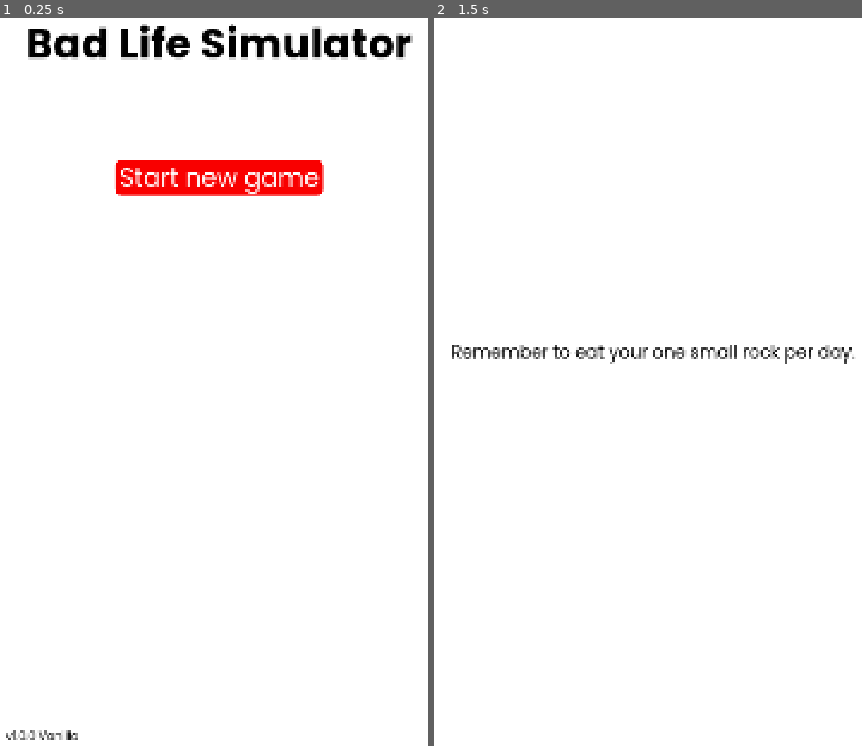
Above: before the commit, frames 1-2 (left to right).
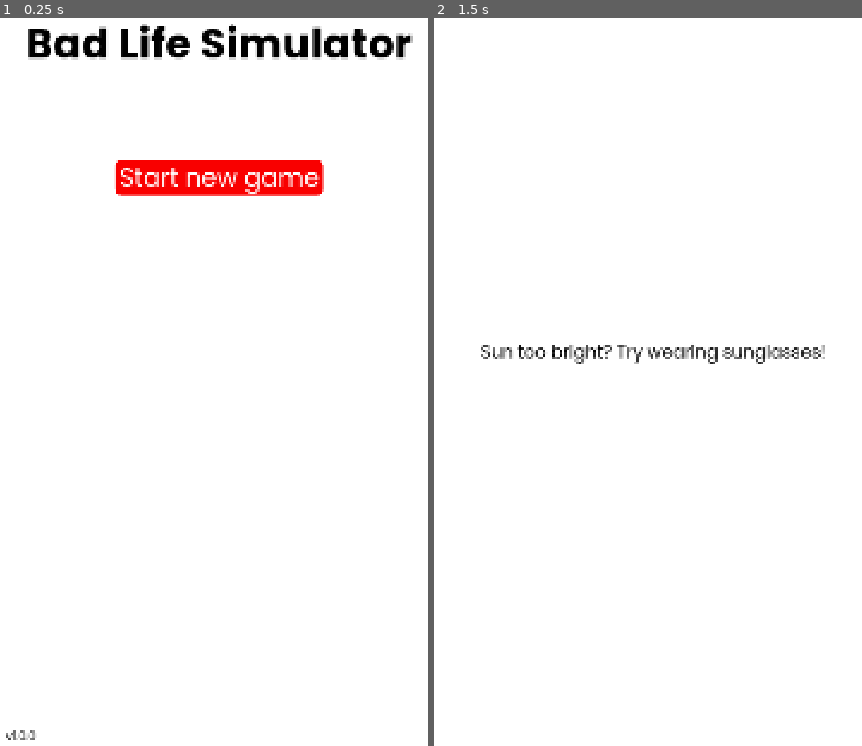
Above: after the commit, the same moments.

Repository: gaulsoodmanbls/badlifesimulator
Game: Godot game, scene res://pages/index.tscn
Same seed, same stepped clock (60 frames per second), same inputs: the game is played once before the commit and once after it.
Inputs:
- Up to frame 1 (0.25 s): no input
- Up to frame 2 (1.5 s): click "Start new game" at 0.5 s; tap Enter at 1.25 s

The runs differ from the first frame. In frame 1, less than 0.1% of the frame differs, in the area x 9-19%, y 97-100%; in frame 2, 1.2%, in the area x 4-99%, y 44-48%.

Commit message:
family type and sex generation

Diff:
--- a/pages/index.tscn
+++ b/pages/index.tscn
@@ -12,12 +12,12 @@
 font_size = 28
 font_color = Color(0, 0, 0, 1)
 
-[node name="index" type="Node2D"]
+[node name="index" type="Node2D" unique_id=791832117]
 script = ExtResource("1_uqewy")
 
-[node name="background" parent="." instance=ExtResource("2_itaww")]
+[node name="background" parent="." unique_id=1747168065 instance=ExtResource("2_itaww")]
 
-[node name="title" type="Label" parent="."]
+[node name="title" type="Label" parent="." unique_id=1828840752]
 offset_top = 150.0
 offset_right = 1080.0
 offset_bottom = 173.0
@@ -26,24 +26,24 @@
 horizontal_alignment = 1
 autowrap_mode = 2
 
-[node name="versionNumber" type="Label" parent="."]
+[node name="versionNumber" type="Label" parent="." unique_id=671678497]
 offset_left = 28.0
 offset_top = 1850.0
 offset_right = 1108.0
 offset_bottom = 1901.0
-text = "v1.0.0 Vanilla"
+text = "vX.y.z"
 label_settings = SubResource("LabelSettings_itaww")
 vertical_alignment = 2
 autowrap_mode = 2
 
-[node name="newGame" parent="." instance=ExtResource("5_itaww")]
+[node name="newGame" parent="." unique_id=1258056692 instance=ExtResource("5_itaww")]
 offset_left = 301.0
 offset_top = 500.0
 offset_right = 780.0
 offset_bottom = 584.0
 text = "Start new game"
 
-[node name="global" type="Node" parent="."]
+[node name="global" type="Node" parent="." unique_id=833973900]
 script = ExtResource("6_ijqpa")
 
 [connection signal="pressed" from="newGame" to="." method="_on_new_game_pressed"]
--- a/pages/new_random_game.tscn
+++ b/pages/new_random_game.tscn
@@ -1,15 +1,15 @@
-[gd_scene load_steps=4 format=3 uid="uid://in1wagwxv3xt"]
+[gd_scene format=3 uid="uid://in1wagwxv3xt"]
 
 [ext_resource type="Script" uid="uid://bf7atd8xim872" path="res://pages/scripts/newRandomGame.gd" id="1_igi2f"]
 [ext_resource type="PackedScene" uid="uid://pmo8e2dmbkfm" path="res://objects/background.tscn" id="1_tjtcs"]
 [ext_resource type="LabelSettings" uid="uid://dl6sog5hfkb6u" path="res://styles/text/body.tres" id="2_yja6u"]
 
-[node name="new_random_game" type="Node2D"]
+[node name="new_random_game" type="Node2D" unique_id=1975791565]
 script = ExtResource("1_igi2f")
 
-[node name="background" parent="." instance=ExtResource("1_tjtcs")]
+[node name="background" parent="." unique_id=582606507 instance=ExtResource("1_tjtcs")]
 
-[node name="loadingText" type="Label" parent="."]
+[node name="loadingText" type="Label" parent="." unique_id=1041378799]
 offset_left = 40.0
 offset_right = 1040.0
 offset_bottom = 1920.0
--- a/pages/scripts/global.gd
+++ b/pages/scripts/global.gd
@@ -1,6 +1,10 @@
 extends Node #author(s): Ethan Scott
 
 #this is this game's global script. It is accessibile from any script at any point. If you need to access or change a variable from here, for instance, firstName, in a different scene, type "global." before the variable name: "global.firstName".
+
+
+#engine
+var versionNumber = ProjectSettings.get_setting("application/config/version") #change this in settings when working on an update to the next version number :) go to project -> project settings -> application -> config
 
 
 #personal
@@ -8,3 +12,16 @@
 var lastName = ""
 var age = 0 #in years
 var sex = "" #will become either M for Male or F for Female during new life generation. For simplicity's sake I am not yet adding intersexuality, but I may later.
+var joy = 0
+var health = 0
+var intellect = 0
+var looks = 0
+
+
+#family
+var familyFirstNames = []
+var familyLastNames = []
+var familyTypes = []
+var familyAges = []
+var familySexes = []
+var familyRelationships = []
--- a/pages/scripts/index.gd
+++ b/pages/scripts/index.gd
@@ -3,13 +3,14 @@
 
 # Called when the node enters the scene tree for the first time. (in this case, since this is the index, on startup)
 func _ready() -> void:
-	match OS.get_name(): #checks which OS you're running
-		"Windows": #if you're on windows
-			print("you're running windows")
-			var screenResolution: Vector2i = DisplayServer.screen_get_size(DisplayServer.window_get_current_screen()) #gets resolution of screen and saves it as a vector to a variable.
-			DisplayServer.window_set_size(Vector2i(360, 640)) #sets window resolution to 640 x 360, or 1/3 of the original size. This makes the window managable on lower-resolution screens.
-			DisplayServer.window_set_position(Vector2i(screenResolution/4)) #sets window position to the centre (basically the centre) of the screen. I could do /2 or /3 but then the window clips off the bottom of the screen on 1080p displays.
-			print("window size adjusted")
+	if OS.get_name() == "Windows" || OS.get_name() == "Linux": #checks if you're running windows or linux
+		print("you're running windows or linux")
+		var screenResolution: Vector2i = DisplayServer.screen_get_size(DisplayServer.window_get_current_screen()) #gets resolution of screen and saves it as a vector to a variable.
+		DisplayServer.window_set_size(Vector2i(360, 640)) #sets window resolution to 640 x 360, or 1/3 of the original size. This makes the window managable on lower-resolution screens.
+		DisplayServer.window_set_position(Vector2i(100, 100)) #sets window position to the top-left of the screen. Without any repositioning, the window is by default clipping off the screen on PC displays with a resolution of 1080p or lower.
+		print("window size adjusted")
+	$versionNumber.text = "v" + global.versionNumber
+	print("running version " + global.versionNumber)
 
 
 func _on_new_game_pressed() -> void: #on new game button pressed
--- a/pages/scripts/newRandomGame.gd
+++ b/pages/scripts/newRandomGame.gd
@@ -2,19 +2,19 @@
 #generates a random life for the player
 
 
-var tips = ["Stuck? Try not being stuck.", "Working minimum  …(869 unchanged characters)… mely slow if you are able to read this.", "Make adjustments. Go get it energised."] #tips to be displayed on the screen during loading :)
+var tips = ["Stuck? Try not being stuck.", "Working minimum  …(869 unchanged characters)… mely slow if you are able to read this."] #tips to be displayed on the screen during loading :)
 
 
 #name variables
-const mFirstNames = ["Large", "John", "Jack", "Jason", "Smit …(1309 unchanged characters)… ce", "Brunch", "Lionel", "Chris", "Aden"] #masculine first names
+const mFirstNames = ["Large", "John", "Jack", "Jason", "Smit …(1309 unchanged characters)… ce", "Brunch", "Lionel", "Chris", "Aden", "Dean"] #masculine first names
 
 const fFirstNames = ["Minh", "Arwyn", "Lily", "Violet", "Fresh", "Plunk", "Hannah", "Elena", "Sienna", "Alice", "Jaquel …(1033 unchanged characters)…
 
 const uFirstNames = ["Robyn", "Jesse", "Quinn", "Riley", "Charly", "Sam", "McKenzie", "Quiche", "Dijon", "Fat", "Beanus", "Monty", "House", "Jaundice", "Gamboge", "Darcy", "Gen", "Bowel", "Luca", "Tomato", "Noel", "Disco", "Steel", "Lightning", "Weezer", "Detlef"] #unisex first names
 
-const lastNames = ["Fries", "Smith", "Daniels", "Derulo", "B …(2215 unchanged characters)… "Richie", "Hansen", "Walker", "Schrempf"] #dude just look at the variable name
+const lastNames = ["Fries", "Smith", "Daniels", "Derulo", "B …(2215 unchanged characters)… "Richie", "Hansen", "Walker", "Schrempf", "Withers"] #dude just look at the variable name
 
-const rareFirstNames = ["Marl", "Rob", "Tinky", "Guy", "Paul", "Mildly", "™", "Eggs Bennedict", "Doordash", "Lettuce", "Snoopy", "Marty", "Lump"] #only generated in pairs of f …(438 unchanged characters)…
+const rareFirstNames = ["Marl", "Rob", "Tinky", "Guy", "Paul", "Mildly", "™", "Eggs Bennedict", "Doordash", "Lettuce", "Snoopy", "Martin", "Lump"] #only generated in pairs of f …(438 unchanged characters)…
 
 const rareLastNames = ["", "Ery", "Tonk Shank", "Man", "Salad", "Concerning", "", "Recipe", "Guy", "Lol", "DaDuck", "Mc …(196 unchanged characters)…
 
@@ -45,6 +45,95 @@
 	print("your name is " + global.firstName + " " + global.lastName)
 
 
+func epicStatChanges(): #changes your stats, epicly, based on factors outside of your control
+	if global.lastName == "Smart" || global.firstName == "Nerd": #epic stat changes
+		global.intellect = 3
+	elif global.lastName == "Joy":
+		global.joy = 3
+
+
+func familyGenerator(): #HELP I DON'T WANT TO MAKE THIS SCRIPT FOR A THIRD TIME WHY WHY WHYYYY
+	#types (happens first)
+	var howManyGrandparents = 0 #how many gransparents do you have, if any? number is generated later. max is 2x number of parents
+	if randi_range(1, 12) == 1: #if you have a single parent
+		if randi_range(1, 2) == 1: #if you have a single mother
+			global.familyTypes.append("Mother") #appends mother
+		else: #if you have a single father
+			global.familyTypes.append("Father") #appends father
+		howManyGrandparents = randi_range(0,2) #how many grandparents do you have
+	else: #if you have TWO parents
+		if randi_range(1, 18) == 1: #if you have two parents of the same sex
+			if randi_range(1, 2) == 1: #if two mothers
+				global.familyTypes.append("Mother") #appends mother
+				global.familyTypes.append("Mother") #appends mother
+			else: #if two fathers
+				global.familyTypes.append("Father") #appends father
+				global.familyTypes.append("Father") #appends father
+		else: #if you have two parents of DIFFERENT sex
+			global.familyTypes.append("Mother") #appends mother
+			global.familyTypes.append("Father") #appends father
+		howManyGrandparents = randi_range(0,4) #how many grandparents do you have
+	if randi_range(1, 2) == 1: #if you're getting siblings
+		var howManySiblings = randi_range(1, 4) #how many siblings will be generated
+		while howManySiblings > 0: #while there are still siblings left to be generated
+			if randi_range(1, 2) == 1: #if sibling is a female
+				global.familyTypes.append("Sister") #appends sister
+			else: #if sibling is a male
+				global.familyTypes.append("Brother") #appends brother
+			howManySiblings -= 1 #we just generated a sibling, remember? god
+	while howManyGrandparents > 0: #while there are still grandparents left to generate
+		if howManyGrandparents >= 2: #must be greater than or equal to 2 considering we are appending two grandparents
+			if randi_range(1, 60) == 1: #if you have two grandparents of the same sex; much less likely because they are old
+					if randi_range(1, 2) == 1: #if you have two grandmothers
+						global.familyTypes.append("Grandmother") #appends grandmother
+						global.familyTypes.append("Grandmother") #appends grandmother
+					else: #if you have two grandfathers
+						global.familyTypes.append("Grandfather") #appends grandfather
+						global.familyTypes.append("Grandfather") #appends grandfather
+					howManyGrandparents -= 2 #-2 because we just appended two grandparents at once
+			else: #if you have two grandparents of DIFFERENT sex
+				global.familyTypes.append("Grandmother") #appends grandmother
+				global.familyTypes.append("Grandfather") #appends grandfather
+				howManyGrandparents -= 2 #-2 because we just appended two grandparents at once
+		else: #if you only have one grandparent left to generate (can't be 0 because to be here in the first place you must have over 0
+			if randi_range(1, 2) == 1: #if you have one grandmother
+				global.familyTypes.append("Grandmother") #appends grandmother
+			else: #if you have one grandfather
+				global.familyTypes.append("Grandfather") #appends grandfather
+			howManyGrandparents -= 1 #1 less grandparent you need to generate
+	if randi_range(1, 3) == 1: #if you have aunts/uncles
+		var howManyUncaunts = randi_range(1, 4) #you may have any number of aunts/uncles between 1 and 4
+		while howManyUncaunts > 0: #while there are still more aunts/uncles to generate
+			if randi_range(1, 2) == 1: #if you're getting an aunt
+				global.familyTypes.append("Aunt") #appens aunt
+			else: #if you're getting an uncle
+				global.familyTypes.append("Uncle") #appends uncle
+			howManyUncaunts -= 1 #1 less aunt/uncle you need to generate
+		if randi_range(1, 3) == 1: #if you're getting cousins - requires aunts/uncles
+			var howManyCousins = randi_range(1, 5) #how many cousins you will get, from 1 to 5
+			while howManyCousins > 0: #while there are still cousins left to generate
+				global.familyTypes.append("Cousin") #don't need to do seperate appendings by sex since cousin is a gender neutral term; sexes will be assigned later
+				howManyCousins -= 1 #1 less cousin left to generate
+	#sexer
+	for i in global.familyTypes.size(): #sets a variable, i, to run through every item in the familyTypes array. Runs once for every item in it. Index of the family member corresponds with the index of their sex.
+		if global.familyTypes[i] == "Mother" || global.familyTypes[i] == "Sister" || global.familyTypes[i] == "Grandmother" || global.familyTypes[i] == "Aunt": #if family member at index i is female
+			global.familySexes.append("F") #appends female
+		elif global.familyTypes[i] == "Father" || global.familyTypes[i] == "Brother" || global.familyTypes[i] == "Grandfather" || global.familyTypes[i] == "Uncle": #if family member at index i is male
+			global.familySexes.append("M") #appends male
+		else: #if family member at index i is your cousin
+			if randi_range(1, 2) == 1: #if cousin is female
+				global.familySexes.append("F") #appends female
+			else: #if cousin is male
+				global.familySexes.append("M") #appends male
+		i += 1 #+1 so it doesn't loop forever and moves on to the index of the next family member
+	print(global.familyFirstNames)
+	print(global.familyLastNames)
+	print(global.familySexes)
+	print(global.familyAges)
+	print(global.familyTypes)
+	print(global.familyRelationships)
+
+
 # Called when the node enters the scene tree for the first time.
 func _ready() -> void:
 	$loadingText.text = tips[randi_range(0, tips.size() - 1)] #picks a random tip to display. Must be size -1 because arrays are 0-indexed, meaning that the number of items in the array will be 1 more than the index of the last item.
@@ -56,4 +145,14 @@
 		1: #if 1, you are female
 			global.sex = "F"
 			print("you are female!")
+	global.joy = randi_range(10,90)
+	global.health = randi_range(1, 100)
+	global.intellect = randi_range(10,90)
+	global.looks = randi_range(1,100)
+	print("Joy: " + str(global.joy))
+	print("Health: " + str(global.health))
+	print("Intellect: " + str(global.intellect))
+	print("Looks: " + str(global.looks))
 	namePicker()
+	epicStatChanges()
+	familyGenerator() #:sob:
--- a/project.godot
+++ b/project.godot
@@ -8,11 +8,16 @@
 
 config_version=5
 
+[animation]
+
+compatibility/default_parent_skeleton_in_mesh_instance_3d=true
+
 [application]
 
 config/name="Bad Life Simulator"
+config/version="1.0.0"
 run/main_scene="uid://y7n60rw1xrms"
-config/features=PackedStringArray("4.5", "GL Compatibility")
+config/features=PackedStringArray("4.6", "GL Compatibility")
 boot_splash/image="uid://b3n2jrkyfy1am"
 config/icon="res://icon.svg"
 
Not shown, added: export_presets.cfg
Not shown: 1 places in pages/index.tscn that only renumber resources
Not shown: 1 places in styles/button1.tres that only renumber resources
